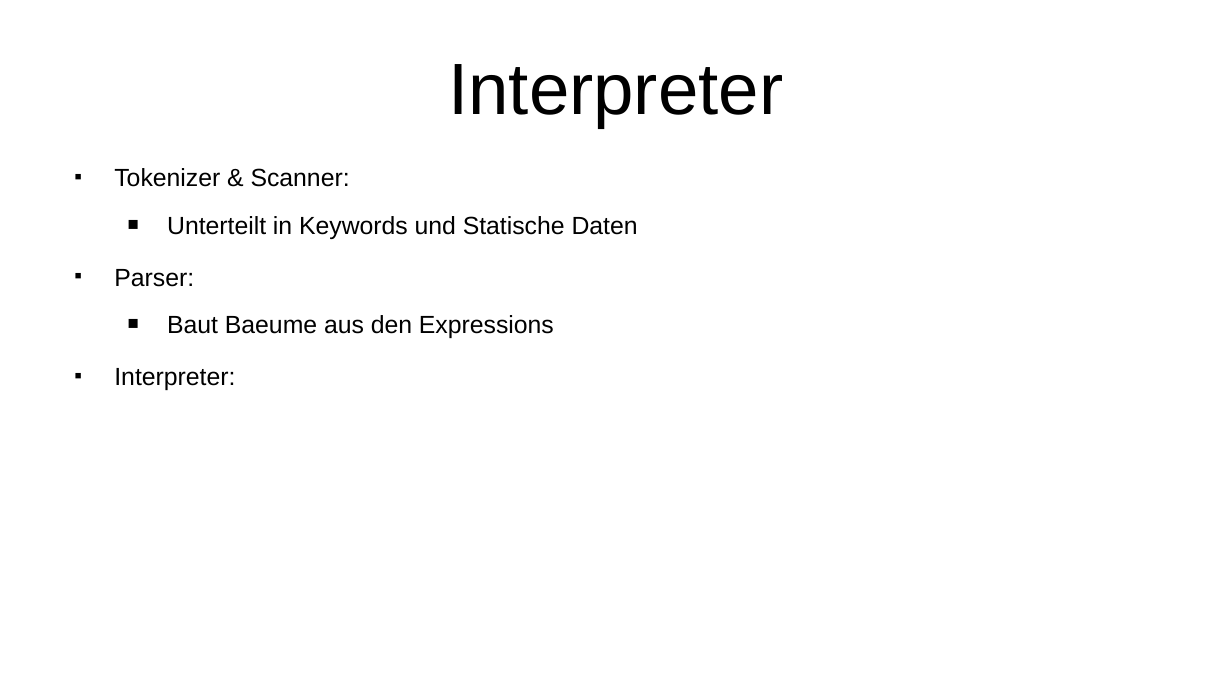
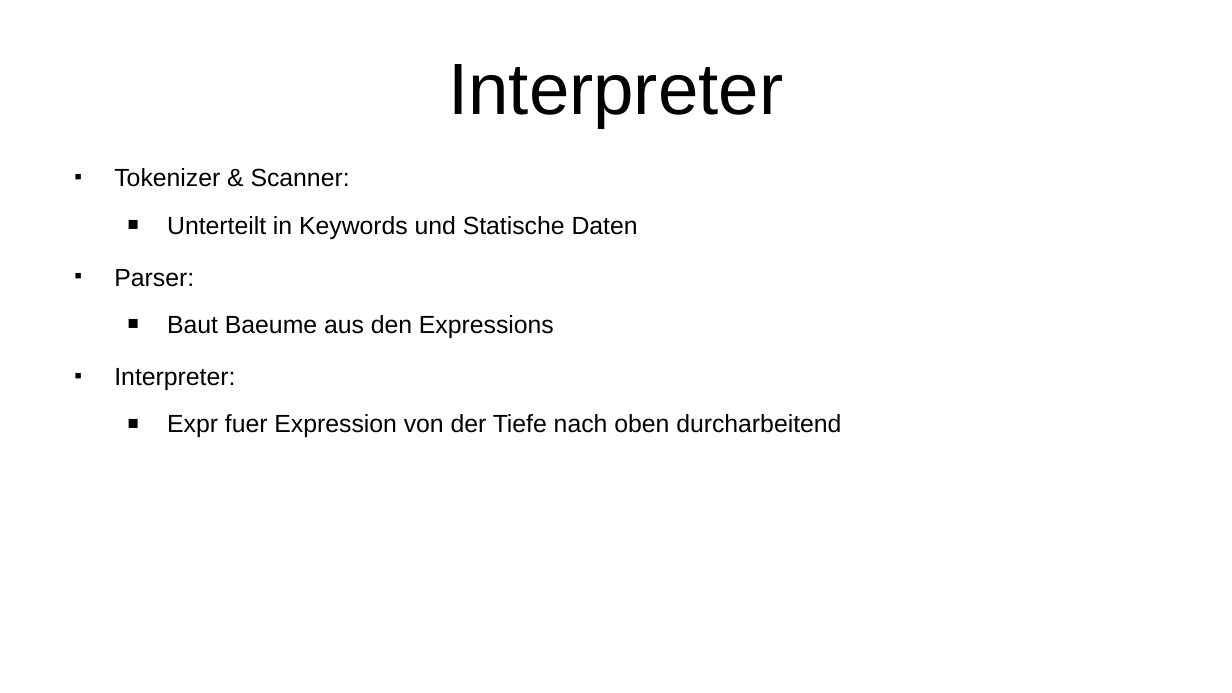
Before and after one commit to Iquiji/little-schemer-talk, a slide deck: slide 4 of Talk Engineering Day 2-6-2022.odp. Drawn at 1232x693 pixels with LibreOffice and Linux fonts; fonts in the diff are those of the drawing. Boxes give left, top, right and bottom in pixels: in the first picture for what was removed or moved away, otherwise in the second. Text is boxed around its words. In the diff, an @@ line names an element or a change of style, - is before the commit and + after.

Commit message:
moar text in presentation

```diff
--- a/Talk Engineering Day 2-6-2022.odp
+++ b/Talk Engineering Day 2-6-2022.odp
@@ text at <box>167,414,841,437</box>: paragraph added @@
+  ■ Expr fuer Expression von der Tiefe nach oben durcharbeitend
```
Also in this commit, not shown: 1 other slide changed, 1 other file.
